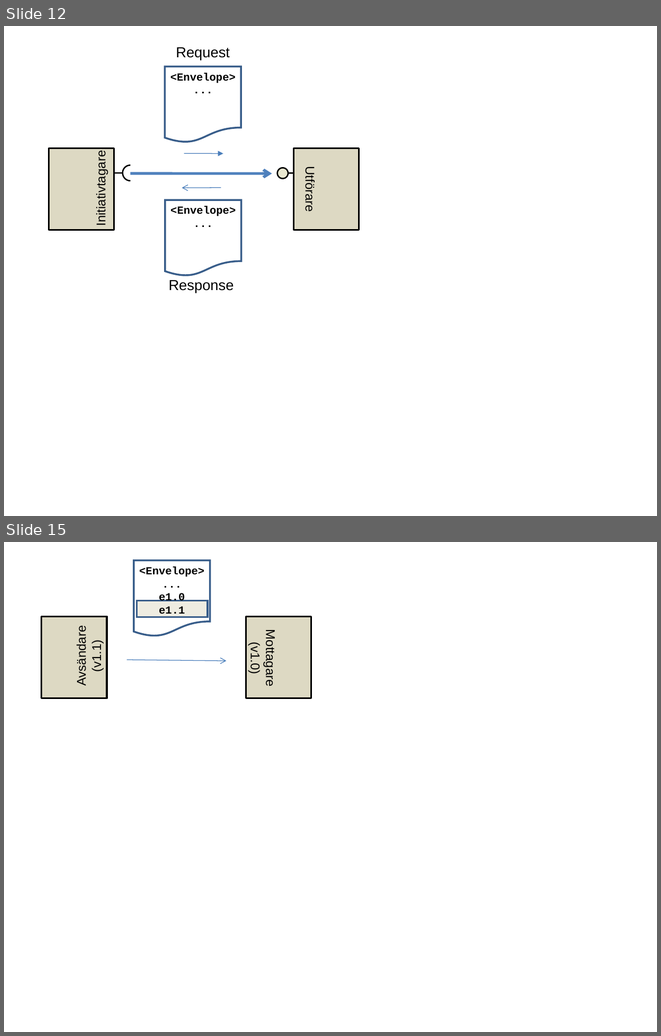
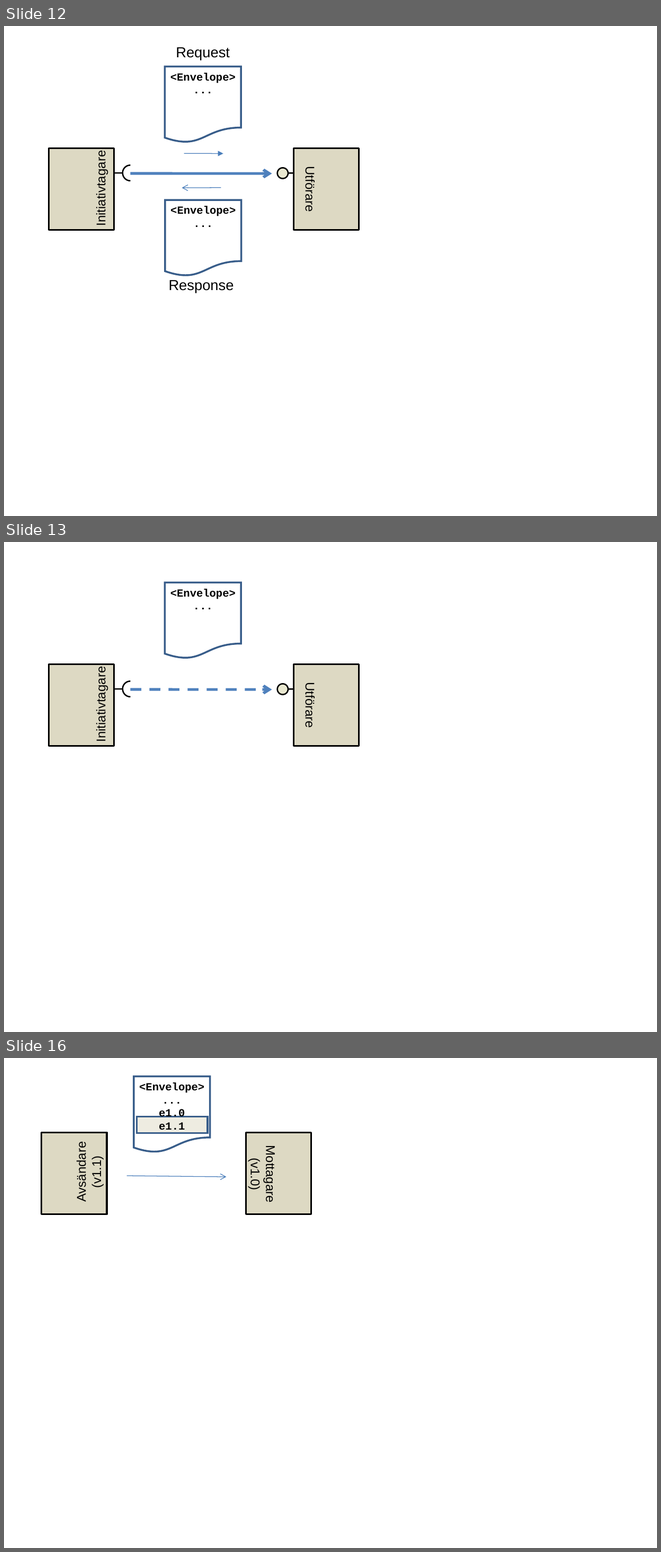
Before and after one commit to admstar/rivta, a slide deck: doc/arbetsdokument/RIV-förvaltning, Illustrationer.ppt. Shown one above the other, each under a label of ours: slides 12 and 15 before the commit, slides 12, 13 and 16 after it; the slides between them are not shown. The pictures are 661x1036 and 661x1552 pixels, drawn with LibreOffice and Linux fonts; fonts in the diff are those of the drawing. Boxes give left, top, right and bottom in pixels: in the first picture for what was removed or moved away, otherwise in the second. Text is boxed around its words. In the diff, an @@ line names an element or a change of style, - is before the commit and + after.

```diff
--- a/doc/arbetsdokument/RIV-förvaltning, Illustrationer.ppt
+++ b/doc/arbetsdokument/RIV-förvaltning, Illustrationer.ppt
@@ slide 13 added at <box>4,542,657,1032</box>, background #FFFFFF @@
@@ flow chart document added at <box>165,582,241,659</box>, fill #FFFFFF, outline #385D8A 2.01 pt @@
@@ text added at <box>170,589,236,599</box>, 12 pt, text #000000, bold @@
+<Envelope>
+...
@@ rectangle added at <box>49,664,114,746</box>, fill #DDD9C3, outline #000000 2.01 pt @@
@@ rectangle added at <box>294,664,359,746</box>, fill #DDD9C3, outline #000000 2.01 pt @@
@@ text added at <box>94,674,108,740</box>, 14 pt, text #000000 @@
+Initiativtagare
@@ freeform shape added at <box>123,681,131,689</box>, outline #000000 1.5 pt @@
@@ ellipse added at <box>277,684,288,694</box>, fill #E9E8D0, outline #000000 1.5 pt @@
@@ line added from (123, 689) to (103, 689), #000000 1.5 pt @@
@@ freeform shape added at <box>123,689,131,697</box>, outline #000000 1.5 pt @@
@@ arrow added from (131, 689) to (272, 689), #4F81BD 3 pt dashed @@
@@ line added from (311, 689) to (288, 689), #000000 1.5 pt @@
@@ text added at <box>303,686,317,727</box>, 14 pt, text #000000 @@
+Utförare
@@ what was slide 15 is now slide 16 @@
```
Also in this commit, not shown: 7 slides changed, 1 other slide added, 1 other file.
